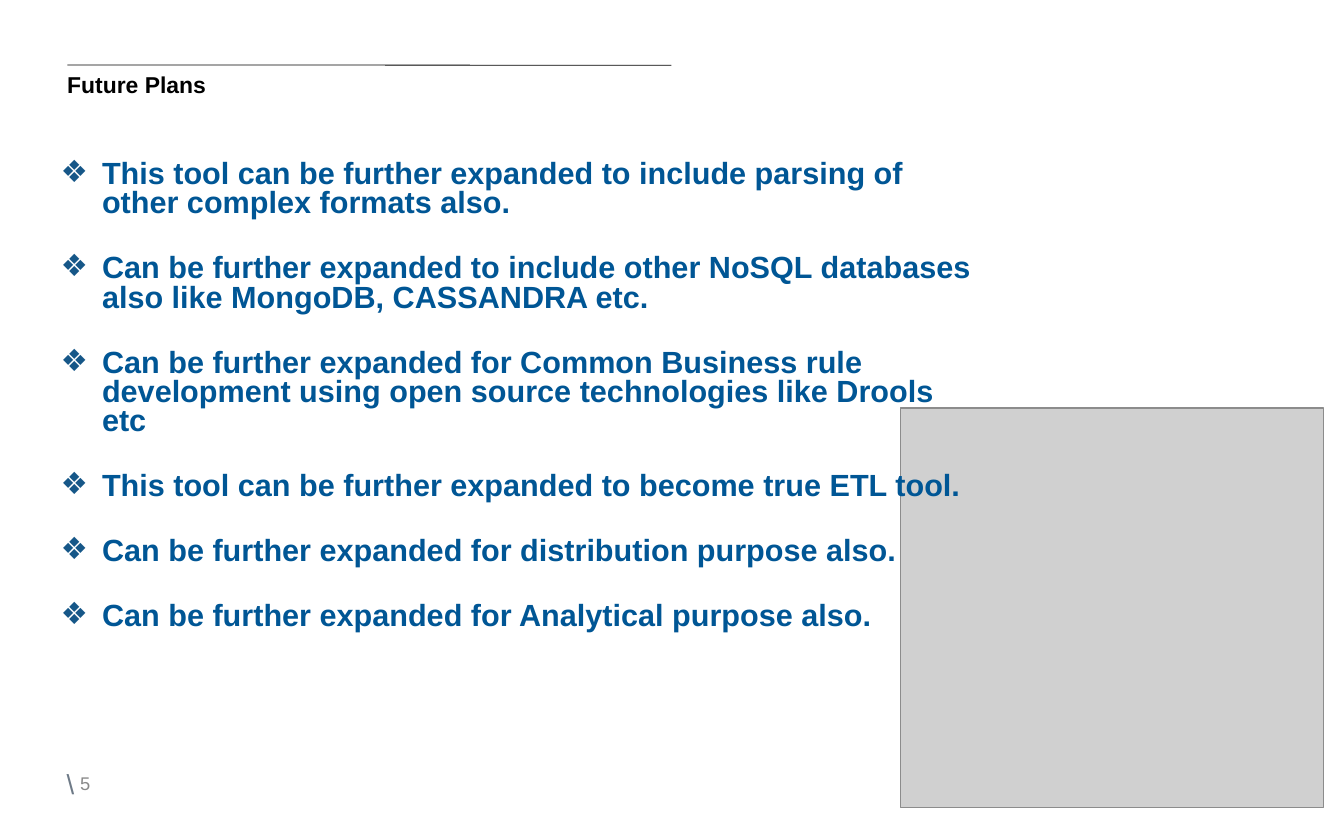
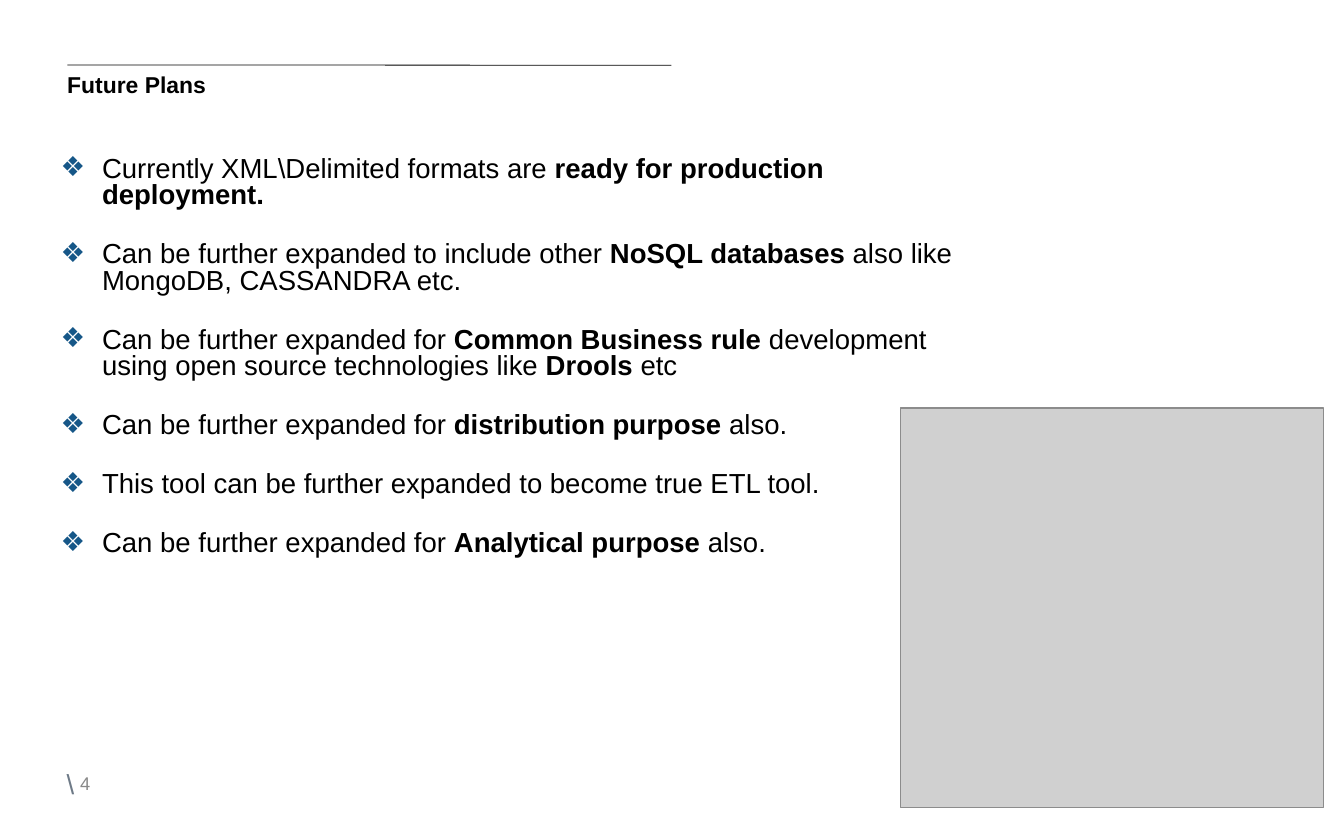
Before and after one commit to nitinsingh008/XML-Analytics, a slide deck: slide 4 of Document/XAP/Markit Technovation-XAP Final- 1.0v.ppt (slide 5 before the commit). Drawn at 1344x826 pixels with LibreOffice and Linux fonts; fonts in the diff are those of the drawing; grey boxes stand for pictures; background and template pictures are left out. Boxes give left, top, right and bottom in pixels: in the first picture for what was removed or moved away, otherwise in the second. Text is boxed around its words. In the diff, an @@ line names an element or a change of style, - is before the commit and + after.

```diff
--- a/Document/XAP/Markit Technovation-XAP Final- 1.0v.ppt
+++ b/Document/XAP/Markit Technovation-XAP Final- 1.0v.ppt
@@ text at [102,158,824,210]: text changed; size 20 to 18 pt; text colour #005695 to #000000; bold off @@
-❖ This tool can be further expanded to include parsing of other complex formats also.
+❖ Currently XML\Delimited formats are ready for production deployment.
@@ text at [102,243,952,558]: size 20 to 18 pt, text colour #005695 to #000000 in "Can be further expanded to include other ...", "Can be further expanded for Common Business ...", "This tool can be further expanded to ...", "Can be further expanded for Analytical purpose ..."; bold off in "Can be further expanded to include other ...", "Can be further expanded for development using ...", "This tool can be further expanded to ...", "Can be further expanded for also." @@
@@ text at [102,414,787,440]: paragraph added @@
+❖ Can be further expanded for distribution purpose also.
@@ text at [102,538,896,567]: paragraph removed @@
-❖ Can be further expanded for distribution purpose also.
@@ page number at [80,777,90,790]: text changed @@
-5
+4
```
Also in this commit, not shown: 2 other slides changed, 1 slide removed.
